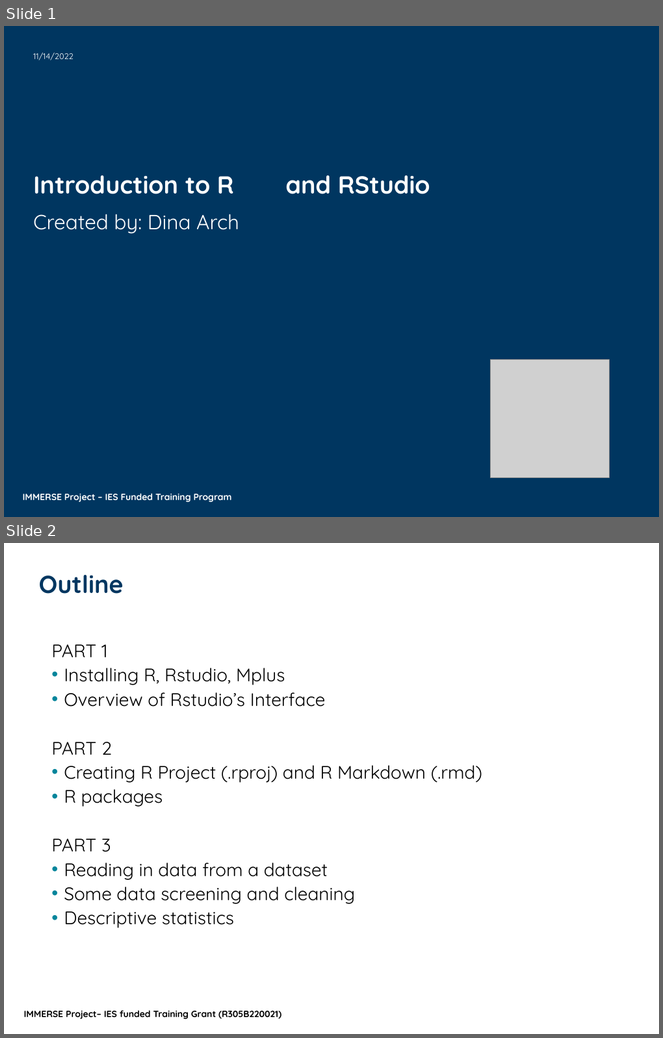
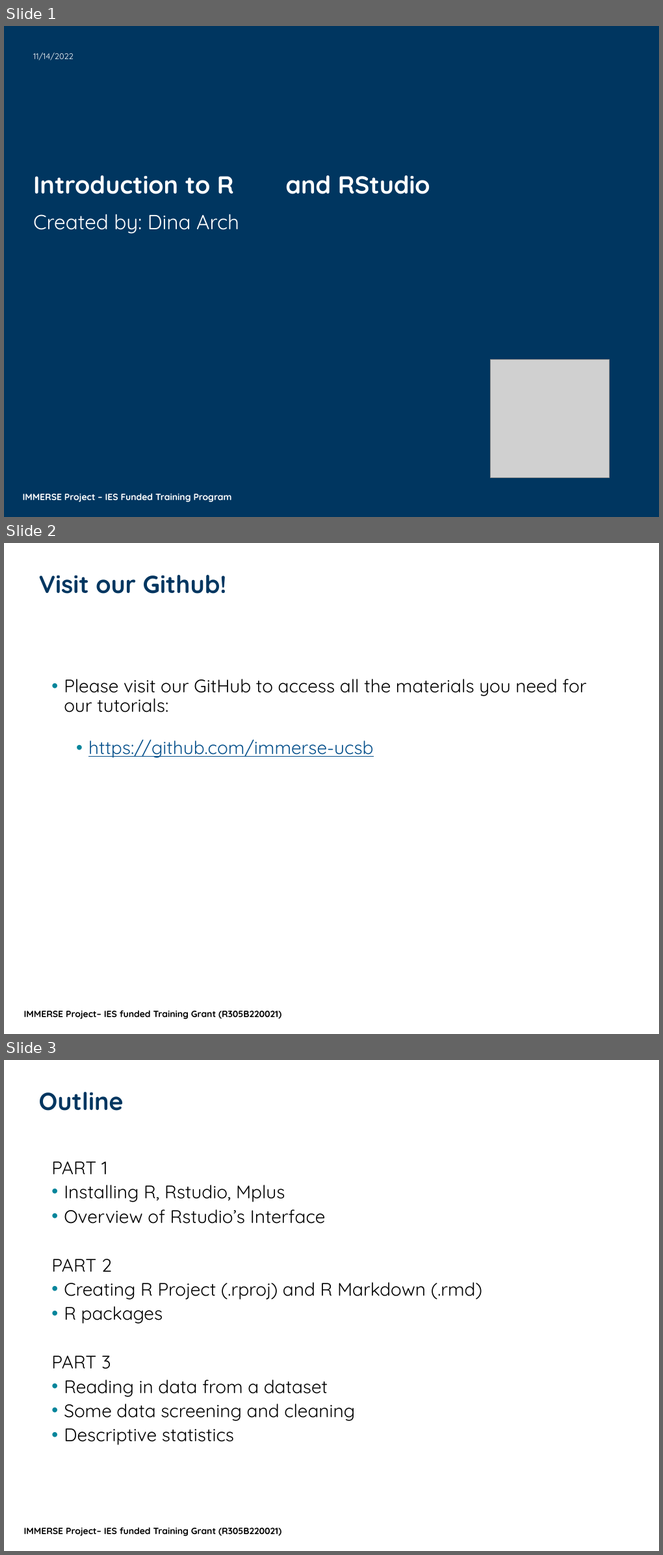
Before and after one commit to dinanajiarch/intro_to_rstudio, a slide deck: Introduction to R.pptx. Shown one above the other, each under a label of ours: slides 1 and 2 before the commit, slides 1, 2 and 3 after it. The pictures are 663x1038 and 663x1555 pixels, drawn with LibreOffice and Linux fonts; fonts in the diff are those of the drawing; grey boxes stand for pictures; background and template pictures are left out. Boxes give left, top, right and bottom in pixels: in the first picture for what was removed or moved away, otherwise in the second. Text is boxed around its words. In the diff, an @@ line names an element or a change of style, - is before the commit and + after.

```diff
--- a/Introduction to R.pptx
+++ b/Introduction to R.pptx
@@ slide 2 added at box(4, 543, 659, 1034), background #FFFFFF; not listed: 1 template element that a slide beside it also shows @@
@@ title added at box(39, 575, 227, 594), 27 pt, text #003660, bold @@
+Visit our Github!
@@ text added at box(64, 679, 586, 758), 20 pt, text #000000 @@
+• Please visit our GitHub to access all the materials you need for our tutorials:
+  • https://github.com/immerse-ucsb
@@ what was slide 2 is now slide 3 @@
```
Also in this commit, not shown: 2 other files.
